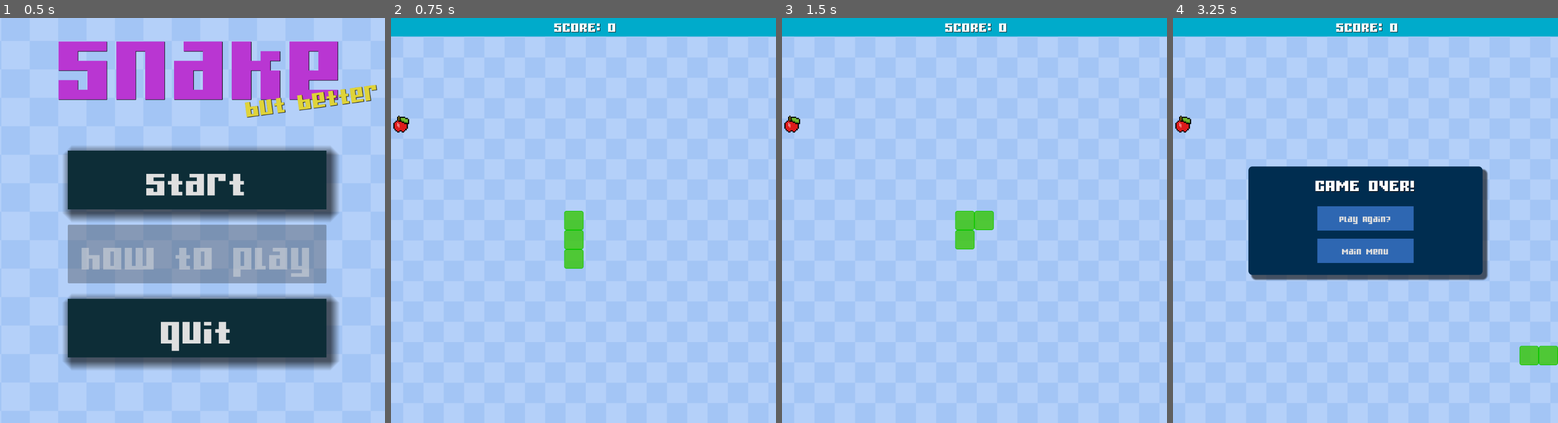
Above: before the commit, frames 1-4 (left to right).
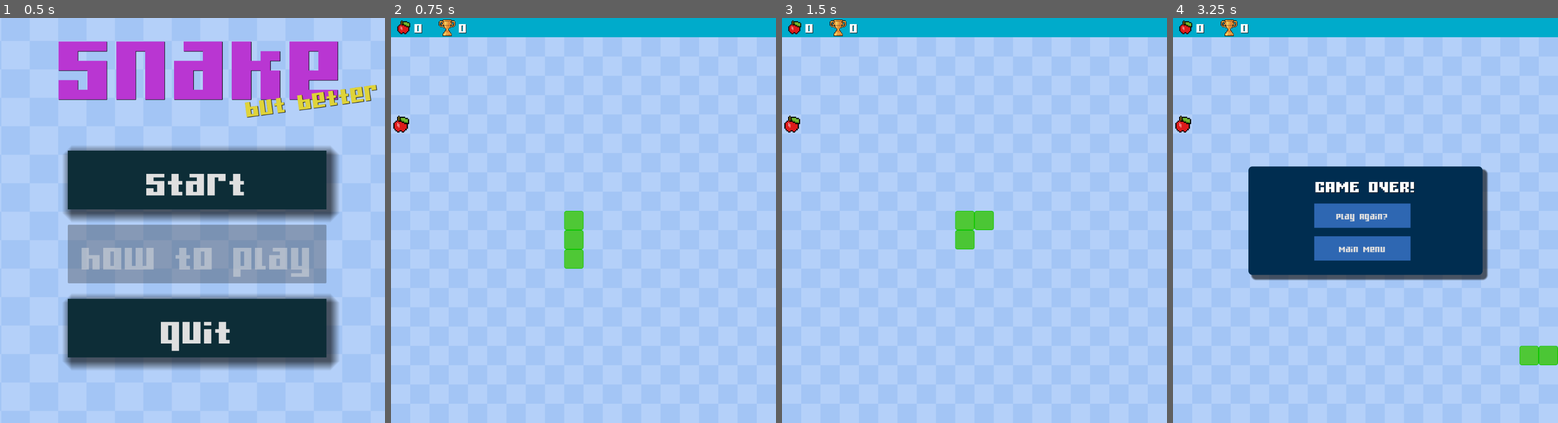
Above: after the commit, the same moments.

Repository: ShaunBamford/SnakeGame
Game: Godot game, scene res://Scenes/main_menu.tscn
The game is run twice, just before and just after one commit, with the same random seed, the same clock (stepped at 60 frames per second) and the same inputs.
Inputs:
- Up to frame 1 (0.5 s): no input
- Up to frame 2 (0.75 s): click "Start" at 0.5 s
- Up to frame 3 (1.5 s): tap Enter at 1.25 s; hold Right (ui_right) from 1.28 s (still down)
- Up to frame 4 (3.25 s): release Right (ui_right) at 2.03 s; hold Down (ui_down) 2.03-2.78 s; hold Right (ui_right) from 2.78 s (still down)

Frame 1 is identical in both runs. In frame 2, 0.8% of the frame differs, in the area x 0-100%, y 0-5%; in frame 3, 0.8%; in frame 4, 2.4%, in the area x 0-100%, y 0-61%.

Commit message:
Update 1
Version 1.1

ADDED:
- High score system

FIXED:
- Snake and apple were not in the same position as tiles
- Music now loops once finished

Diff:
--- a/Scenes/game_over_menu.tscn
+++ b/Scenes/game_over_menu.tscn
@@ -38,10 +38,10 @@
 anchor_top = 0.5
 anchor_right = 0.5
 anchor_bottom = 0.5
-offset_left = -133.5
-offset_top = -130.0
-offset_right = 133.5
-offset_bottom = -60.0
+offset_left = -133.0
+offset_top = -127.0
+offset_right = 134.0
+offset_bottom = -57.0
 grow_horizontal = 2
 grow_vertical = 2
 theme_override_colors/font_shadow_color = Color(0, 0, 0, 1)
@@ -52,10 +52,11 @@
 vertical_alignment = 1
 
 [node name="RestartButton" type="Button" parent="."]
-offset_left = 375.0
-offset_top = 488.0
-offset_right = 625.0
-offset_bottom = 551.0
+offset_left = 367.0
+offset_top = 481.0
+offset_right = 617.0
+offset_bottom = 544.0
+size_flags_horizontal = 4
 theme_override_fonts/font = ExtResource("1_gi1nq")
 theme_override_font_sizes/font_size = 36
 theme_override_styles/normal = SubResource("StyleBoxFlat_wbrpy")
@@ -67,17 +68,38 @@
 anchor_top = 0.5
 anchor_right = 0.5
 anchor_bottom = 0.5
-offset_left = -125.0
-offset_top = 47.0
-offset_right = 125.0
-offset_bottom = 110.0
+offset_left = -133.0
+offset_top = 41.0
+offset_right = 117.0
+offset_bottom = 104.0
 grow_horizontal = 2
 grow_vertical = 2
+size_flags_horizontal = 4
 theme_override_fonts/font = ExtResource("1_gi1nq")
 theme_override_font_sizes/font_size = 36
 theme_override_styles/normal = SubResource("StyleBoxFlat_wbrpy")
 text = "Main Menu
 "
 
+[node name="ResultLabel2" type="Label" parent="."]
+visible = false
+anchors_preset = 8
+anchor_left = 0.5
+anchor_top = 0.5
+anchor_right = 0.5
+anchor_bottom = 0.5
+offset_left = -133.5
+offset_top = -143.0
+offset_right = 133.5
+offset_bottom = -73.0
+grow_horizontal = 2
+grow_vertical = 2
+theme_override_colors/font_shadow_color = Color(0, 0, 0, 1)
+theme_override_fonts/font = ExtResource("1_gi1nq")
+theme_override_font_sizes/font_size = 72
+text = "GAME OVER!"
+horizontal_alignment = 1
+vertical_alignment = 1
+
 [connection signal="pressed" from="RestartButton" to="." method="_on_restart_button_pressed"]
 [connection signal="pressed" from="MainMenu" to="." method="_on_main_menu_pressed"]
--- a/Scenes/hud.tscn
+++ b/Scenes/hud.tscn
@@ -1,6 +1,8 @@
-[gd_scene load_steps=3 format=3 uid="uid://cr7bf6qjrqmqc"]
+[gd_scene load_steps=5 format=3 uid="uid://cr7bf6qjrqmqc"]
 
 [ext_resource type="FontFile" uid="uid://dtl62glx7firj" path="res://Fonts/Gamer.ttf" id="1_svfx5"]
+[ext_resource type="Texture2D" uid="uid://1sbv4vq2v8e6" path="res://Images/golden-trophy-cup-pixel-art-style_475147-2652.png" id="2_r6rbl"]
+[ext_resource type="Texture2D" uid="uid://5hifnakxcwsu" path="res://Images/apple.png" id="3_4sp3q"]
 
 [sub_resource type="StyleBoxFlat" id="StyleBoxFlat_pp32p"]
 bg_color = Color(9.62615e-07, 0.669435, 0.794472, 1)
@@ -8,24 +10,44 @@
 [node name="Hud" type="CanvasLayer"]
 
 [node name="ScorePanel" type="Panel" parent="."]
-offset_left = -126.0
-offset_right = 1063.0
-offset_bottom = 48.0
+offset_top = -14.0
+offset_right = 1069.0
+offset_bottom = 50.0
 theme_override_styles/panel = SubResource("StyleBoxFlat_pp32p")
 
 [node name="ScoreLabel" type="Label" parent="."]
 anchors_preset = 5
 anchor_left = 0.5
 anchor_right = 0.5
-offset_left = -76.0
-offset_top = -4.0
-offset_right = 85.0
-offset_bottom = 44.0
+offset_left = -508.0
+offset_top = -2.0
+offset_right = -347.0
+offset_bottom = 46.0
 grow_horizontal = 2
 size_flags_horizontal = 4
 theme_override_colors/font_shadow_color = Color(0, 0, 0, 1)
 theme_override_fonts/font = ExtResource("1_svfx5")
 theme_override_font_sizes/font_size = 59
-text = "Score: 0"
+text = "0"
 horizontal_alignment = 1
 vertical_alignment = 1
+
+[node name="Golden-trophy-cup-pixel-art-style475147-2652" type="Sprite2D" parent="."]
+position = Vector2(144, 22)
+scale = Vector2(0.167732, 0.167732)
+texture = ExtResource("2_r6rbl")
+
+[node name="Apple" type="Sprite2D" parent="."]
+position = Vector2(32, 24)
+scale = Vector2(0.82, 0.82)
+texture = ExtResource("3_4sp3q")
+
+[node name="HighScoreLabel" type="Label" parent="."]
+offset_left = 176.0
+offset_top = -2.0
+offset_right = 216.0
+offset_bottom = 46.0
+theme_override_colors/font_shadow_color = Color(0, 0, 0, 1)
+theme_override_fonts/font = ExtResource("1_svfx5")
+theme_override_font_sizes/font_size = 59
+text = "0"
--- a/Scenes/mainScene.gd
+++ b/Scenes/mainScene.gd
@@ -6,6 +6,9 @@
 #game variables
 var score : int
 var game_started : bool = false
+var highscore : int = 0
+
+const SAVE_FILE_PATH = "user://savedata.save"
 
 #grid variables
 var cells : int = 20
@@ -41,7 +44,8 @@
 	get_tree().call_group("segments", "queue_free")
 	$GameOverMenu.hide()
 	score = 0
-	$Hud.get_node("ScoreLabel").text = "SCORE: " + str(score)
+	$Hud.get_node("ScoreLabel").text = str(score)
+	$Hud.get_node("HighScoreLabel").text = str(score)
 	move_direction = up
 	can_move = true
 	generate_snake()
@@ -126,7 +130,10 @@
 	if snake_data[0] == food_pos:
 		eating.play()
 		score += 1
-		$Hud.get_node("ScoreLabel").text = "SCORE: " + str(score)
+		if score >= highscore:
+			highscore = score
+		$Hud.get_node("ScoreLabel").text = str(score)
+		$Hud.get_node("HighScoreLabel").text = str(score)
 		add_segment(old_data[-1])
 		move_food()
 
@@ -142,6 +149,9 @@
 	regen_food = true
 # ends game and displays a game over screen
 func end_game():
+
+	if score >= highscore:
+		highscore = score
 	can_move = false
 	$die.play()
 	$GameOverMenu.show()
--- a/Scenes/mainScene.tscn
+++ b/Scenes/mainScene.tscn
@@ -13,19 +13,14 @@
 script = ExtResource("1_7mpgv")
 snake_scene = ExtResource("2_rn20v")
 
-[node name="Background" type="Sprite2D" parent="."]
-position = Vector2(506, 524)
-scale = Vector2(1.054, 1.054)
+[node name="Sprite2D" type="Sprite2D" parent="."]
+position = Vector2(500, 550)
 texture = ExtResource("2_lyphs")
 
 [node name="Hud" parent="." instance=ExtResource("3_6vxjv")]
 
 [node name="MoveTimer" type="Timer" parent="."]
 wait_time = 0.1
-
-[node name="Food" type="Sprite2D" parent="."]
-texture = ExtResource("5_5n6ia")
-offset = Vector2(25, 25)
 
 [node name="GameOverMenu" parent="." instance=ExtResource("6_mc57b")]
 
@@ -39,5 +34,9 @@
 volume_db = -11.763
 pitch_scale = 2.28
 
+[node name="Food" type="Sprite2D" parent="."]
+texture = ExtResource("5_5n6ia")
+offset = Vector2(25, 25)
+
 [connection signal="timeout" from="MoveTimer" to="." method="_on_move_timer_timeout"]
 [connection signal="restart" from="GameOverMenu" to="." method="_on_game_over_menu_restart"]
--- a/Scenes/main_menu.gd
+++ b/Scenes/main_menu.gd
@@ -6,12 +6,6 @@
 	pass # Replace with function body.
 
 
-# Called every frame. 'delta' is the elapsed time since the previous frame.
-func _process(delta):
-	pass
-
-
-
 func _on_start_pressed():
 	get_tree().change_scene_to_file("res://Scenes/mainScene.tscn")
 
--- /dev/null
+++ b/Scenes/music.gd
@@ -0,0 +1,15 @@
+extends AudioStreamPlayer
+
+
+# Called when the node enters the scene tree for the first time.
+func _ready():
+	print("MUSIC STARTING")
+
+
+
+
+
+
+func _on_finished():
+	$".".play()
+	print("REPLAYING MUSIC")
--- a/Scenes/music.tscn
+++ b/Scenes/music.tscn
@@ -1,8 +1,12 @@
-[gd_scene load_steps=2 format=3 uid="uid://l044rtk2arr8"]
+[gd_scene load_steps=3 format=3 uid="uid://l044rtk2arr8"]
 
 [ext_resource type="AudioStream" uid="uid://bao5ms4ashmcr" path="res://sounds/background.mp3" id="1_cq3b4"]
+[ext_resource type="Script" path="res://Scenes/music.gd" id="2_6g2nu"]
 
 [node name="AudioStreamPlayer" type="AudioStreamPlayer"]
 stream = ExtResource("1_cq3b4")
 volume_db = -30.54
 autoplay = true
+script = ExtResource("2_6g2nu")
+
+[connection signal="finished" from="." to="." method="_on_finished"]
Binary file added: Images/golden-trophy-cup-pixel-art-style_475147-2652.png
Not shown, added: Images/golden-trophy-cup-pixel-art-style_475147-2652.png.import
Not shown, added: export_presets.cfg
Not shown, changed: game.exe
